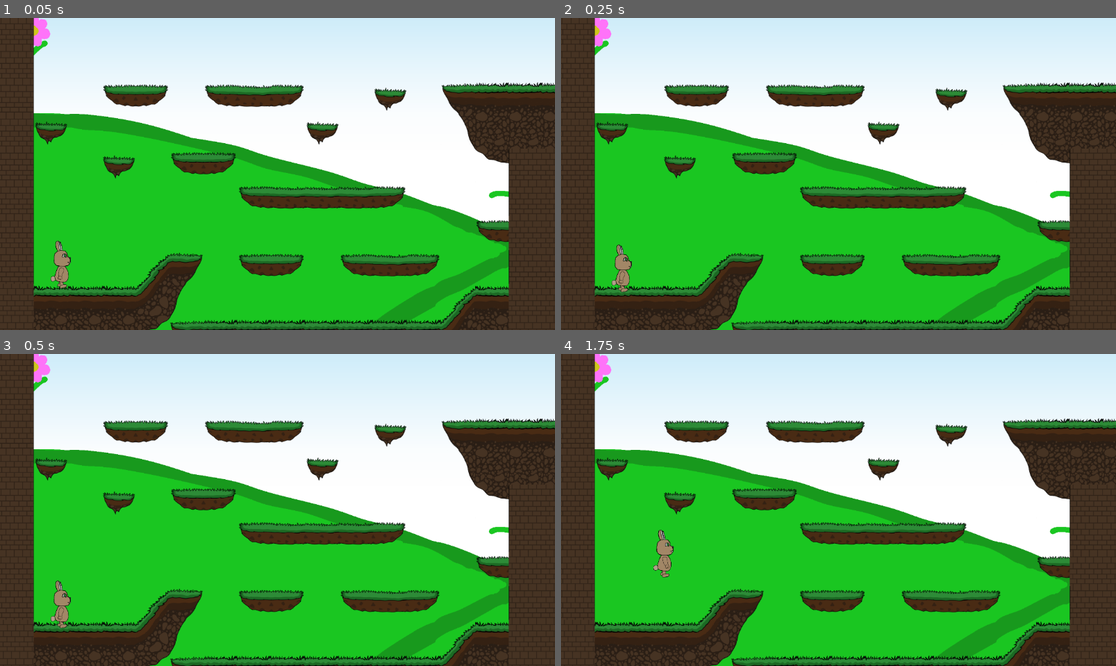
Above: before the commit, frames 1-4 (two rows, left to right).
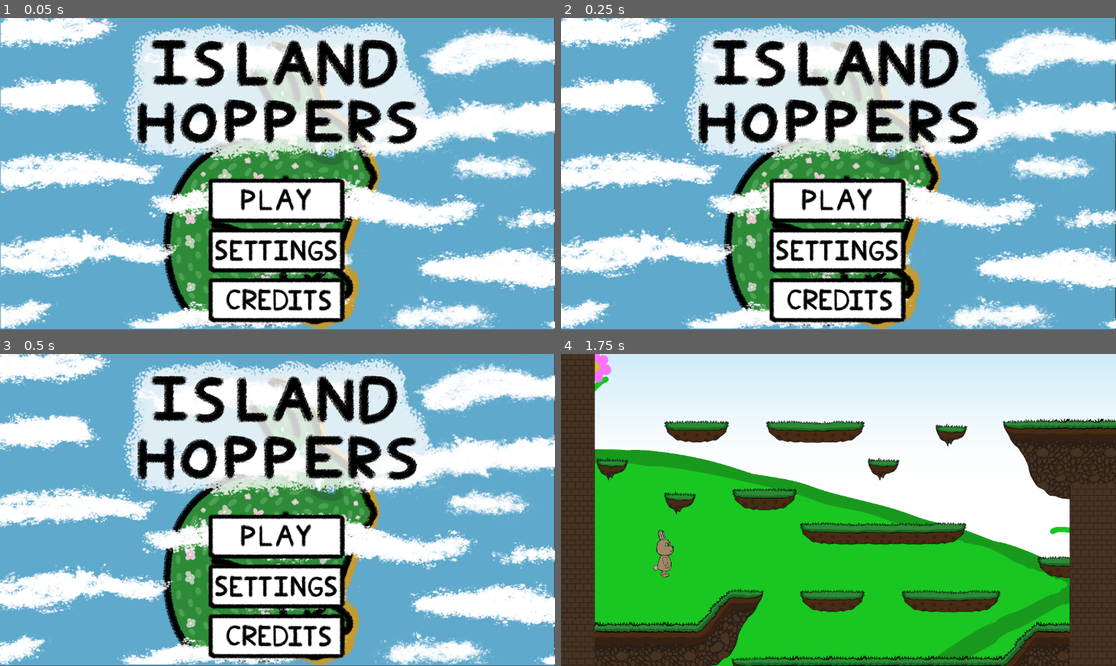
Above: after the commit, the same moments.

Repository: andre-henriques04/island-hoppers
Game: Godot game, scene res://scenes/main_menu.tscn
Same seed, same stepped clock (60 frames per second), same inputs: the game is played once before the commit and once after it. Before the commit the project starts from res://scenes/main.tscn.
Inputs (mouse positions are in pixels of both pictures, inside the frame that each line leads up to):
- Up to frame 1 (0.05 s): no input
- Up to frame 2 (0.25 s): no input
- Up to frame 3 (0.5 s): no input
- Up to frame 4 (1.75 s): click (838, 538) at 0.52 s; tap Enter (ui_accept) at 1.25, 1.52 s; hold Right (ui_right) from 1.28 s (still down)

The runs differ from the first frame. In frame 1, 90% of the frame differs, in the area x 0-100%, y 0-100%; in frame 2, 90%; in frame 3, 90%; in frame 4, nothing differs.

Commit message:
Add Main Menu Screen w/ Scrolling Clouds + Working Play Button

Diff:
--- a/project.godot
+++ b/project.godot
@@ -11,7 +11,7 @@
 [application]
 
 config/name="Island Hoppers"
-run/main_scene="res://scenes/main.tscn"
+run/main_scene="uid://b023m3a8jg1na"
 config/features=PackedStringArray("4.7")
 
 [rendering]
--- /dev/null
+++ b/scenes/main_menu.tscn
@@ -0,0 +1,99 @@
+[gd_scene format=3 uid="uid://b023m3a8jg1na"]
+
+[ext_resource type="Script" uid="uid://c1l5tdhsi1dnx" path="res://scripts/menu_ui.gd" id="1_8ln24"]
+[ext_resource type="Texture2D" uid="uid://bxpfqng52pnft" path="res://assets/art/HomeScreen/HomeScreen_UI.png" id="1_wu84c"]
+[ext_resource type="Texture2D" uid="uid://cnsfl38dch5q" path="res://assets/art/HomeScreen/Clouds_Texture.png" id="2_bqqt6"]
+[ext_resource type="Script" uid="uid://bf567tcfdgyqt" path="res://scripts/cloudMovement.gd" id="3_bqqt6"]
+[ext_resource type="Texture2D" uid="uid://d1eu0my176bqf" path="res://assets/art/HomeScreen/HomeScreen_NoTitle.png" id="4_8ln24"]
+
+[sub_resource type="StyleBoxEmpty" id="StyleBoxEmpty_7b55j"]
+
+[sub_resource type="StyleBoxEmpty" id="StyleBoxEmpty_5pajh"]
+
+[sub_resource type="StyleBoxEmpty" id="StyleBoxEmpty_j7ex8"]
+
+[sub_resource type="StyleBoxEmpty" id="StyleBoxEmpty_hstxw"]
+
+[sub_resource type="StyleBoxEmpty" id="StyleBoxEmpty_a8gd2"]
+
+[sub_resource type="StyleBoxEmpty" id="StyleBoxEmpty_8egab"]
+
+[sub_resource type="StyleBoxEmpty" id="StyleBoxEmpty_gw5y6"]
+
+[sub_resource type="StyleBoxEmpty" id="StyleBoxEmpty_svtp6"]
+
+[sub_resource type="StyleBoxEmpty" id="StyleBoxEmpty_1dfpl"]
+
+[sub_resource type="StyleBoxEmpty" id="StyleBoxEmpty_qywvv"]
+
+[sub_resource type="StyleBoxEmpty" id="StyleBoxEmpty_3wgol"]
+
+[node name="MainMenu" type="Control" unique_id=962818018]
+layout_mode = 3
+anchors_preset = 15
+anchor_right = 1.0
+anchor_bottom = 1.0
+grow_horizontal = 2
+grow_vertical = 2
+
+[node name="MenuUI" type="Control" parent="." unique_id=1674201723]
+z_index = 10
+layout_mode = 1
+anchor_right = 0.994
+anchor_bottom = 0.99100006
+offset_right = -0.088012695
+offset_bottom = -0.16802979
+mouse_filter = 2
+script = ExtResource("1_8ln24")
+
+[node name="MenuUI_Visual" type="TextureRect" parent="MenuUI" unique_id=2137078624]
+z_index = 9
+layout_mode = 0
+offset_right = 1150.0
+offset_bottom = 647.0
+mouse_filter = 2
+texture = ExtResource("1_wu84c")
+
+[node name="PlayButton" type="Button" parent="MenuUI" unique_id=76038857]
+z_index = 100
+layout_mode = 1
+anchors_preset = -1
+anchor_left = 0.38200003
+anchor_top = 0.528
+anchor_right = 0.619
+anchor_bottom = 0.656
+offset_left = -0.39004517
+offset_top = 0.023986816
+offset_right = 0.24499512
+offset_bottom = -0.15200806
+theme_override_styles/normal = SubResource("StyleBoxEmpty_7b55j")
+theme_override_styles/normal_mirrored = SubResource("StyleBoxEmpty_5pajh")
+theme_override_styles/pressed = SubResource("StyleBoxEmpty_j7ex8")
+theme_override_styles/pressed_mirrored = SubResource("StyleBoxEmpty_hstxw")
+theme_override_styles/hover = SubResource("StyleBoxEmpty_a8gd2")
+theme_override_styles/hover_mirrored = SubResource("StyleBoxEmpty_8egab")
+theme_override_styles/hover_pressed = SubResource("StyleBoxEmpty_gw5y6")
+theme_override_styles/hover_pressed_mirrored = SubResource("StyleBoxEmpty_svtp6")
+theme_override_styles/disabled = SubResource("StyleBoxEmpty_1dfpl")
+theme_override_styles/disabled_mirrored = SubResource("StyleBoxEmpty_qywvv")
+theme_override_styles/focus = SubResource("StyleBoxEmpty_3wgol")
+
+[node name="Clouds" type="Node2D" parent="." unique_id=894416836]
+
+[node name="Cloud1" type="Sprite2D" parent="Clouds" unique_id=96642518]
+position = Vector2(2250, 324)
+offset = Vector2(-2.5, -0.5)
+script = ExtResource("3_bqqt6")
+cloud_texture = ExtResource("2_bqqt6")
+cloud_y = 0.0
+cloud_count = 1
+
+[node name="Background" type="TextureRect" parent="." unique_id=1407016905]
+z_index = -10
+layout_mode = 0
+offset_right = 1150.0
+offset_bottom = 647.0
+mouse_filter = 2
+texture = ExtResource("4_8ln24")
+
+[connection signal="pressed" from="MenuUI/PlayButton" to="MenuUI" method="_on_play_button_pressed"]
--- /dev/null
+++ b/scripts/cloudMovement.gd
@@ -0,0 +1,46 @@
+extends Node2D
+
+@export var cloud_speed: float = 30.0
+@export var cloud_texture: Texture2D
+@export var cloud_scale: Vector2 = Vector2(1.0, 1.0)
+@export var cloud_y: float = 150.0
+@export var cloud_count: int = 3
+
+var clouds: Array[Sprite2D] = []
+
+
+func _ready() -> void:
+	if cloud_texture == null:
+		push_warning("Assign a cloud PNG to cloud_texture.")
+		return
+
+	var screen_width: float = get_viewport_rect().size.x
+	var cloud_width: float = cloud_texture.get_width() * cloud_scale.x
+
+	if cloud_width <= 0.0:
+		return
+
+	for i in range(cloud_count):
+		var cloud := Sprite2D.new()
+		cloud.texture = cloud_texture
+		cloud.scale = cloud_scale
+		cloud.position = Vector2(
+			i * screen_width / float(cloud_count),
+			cloud_y
+		)
+		add_child(cloud)
+		clouds.append(cloud)
+
+
+func _process(delta: float) -> void:
+	if clouds.is_empty():
+		return
+
+	var screen_width: float = get_viewport_rect().size.x
+	var cloud_width: float = cloud_texture.get_width() * cloud_scale.x
+
+	for cloud in clouds:
+		cloud.position.x -= cloud_speed * delta
+
+		if cloud.position.x < -cloud_width:
+			cloud.position.x += screen_width + cloud_width
--- /dev/null
+++ b/scripts/menu_ui.gd
@@ -0,0 +1,5 @@
+extends Control
+
+func _on_play_button_pressed() -> void:
+	print("PLAY BUTTON PRESSED!")
+	get_tree().change_scene_to_file("res://scenes/main.tscn")
Binary file added: assets/art/HomeScreen/Clouds_Texture.png
Not shown, changed: assets/art/HomeScreen/Clouds_Texture.png.import
Binary file changed: assets/art/HomeScreen/HomeScreen.png
Not shown, changed: assets/art/HomeScreen/HomeScreen.png.import
Binary file removed: assets/art/HomeScreen/HomeScreenCloudsTexture.png
Not shown, removed: assets/art/HomeScreen/HomeScreenCloudsTexture.png.import
Binary file removed: assets/art/HomeScreen/HomeScreenNoButtons.png
Binary file removed: assets/art/HomeScreen/HomeScreenNoButtonsNoClouds.png
Binary file removed: assets/art/HomeScreen/HomeScreenNoClouds.png
Binary file removed: assets/art/HomeScreen/HomeScreenNoUI.png
Not shown, removed: assets/art/HomeScreen/HomeScreenNoUI.png.import
Binary file removed: assets/art/HomeScreen/HomeScreenNoUINoClouds.png
(and 8 more such lines)
